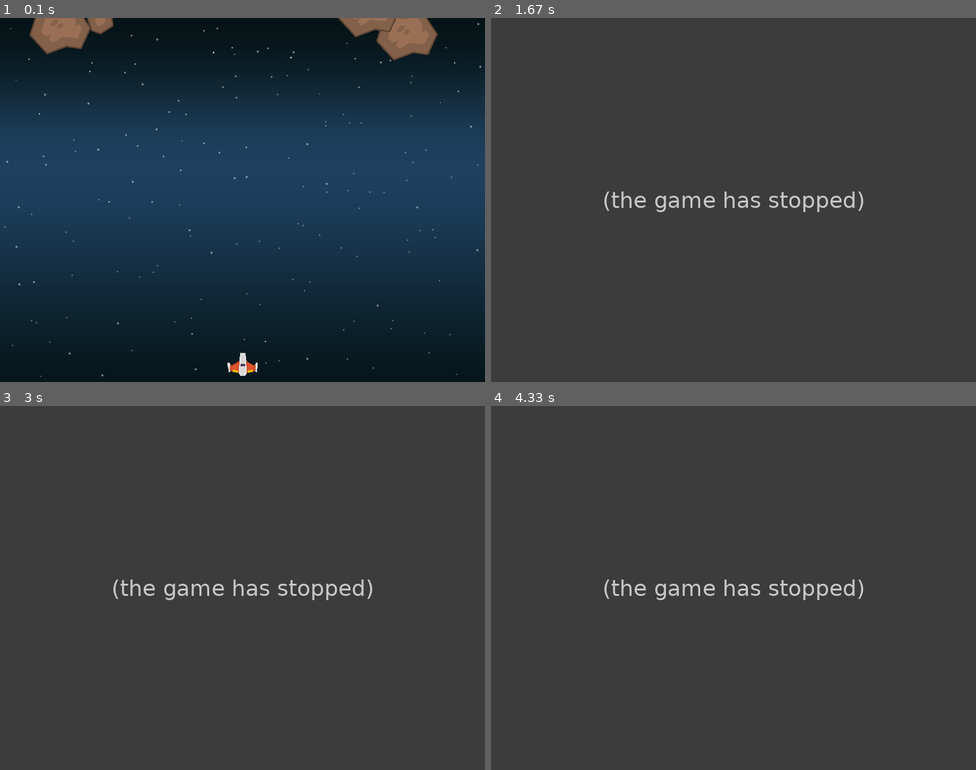
Above: before the commit, frames 1-4 (two rows, left to right).
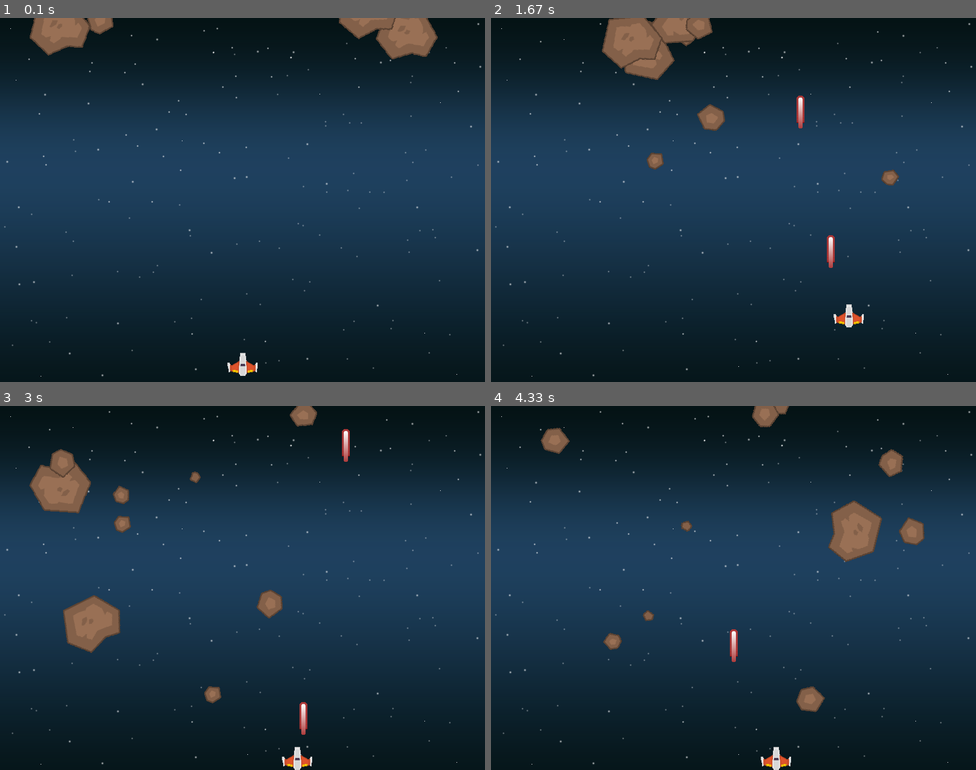
Above: after the commit, the same moments.

Repository: LongKelvin/Pygame_ShootingGame
Game: pygame game, started from main.py
Same seed, same stepped clock (60 frames per second), same inputs: the game is played once before the commit and once after it.
Inputs:
- Up to frame 1 (0.1 s): no input
- Up to frame 2 (1.67 s): tap S at 0.33 s; hold Right 0.67-1.13 s; tap Space at 0.73, 1.03, 1.23, 1.57 s; hold W 1.17-1.47 s; hold Right from 1.5 s (still down)
- Up to frame 3 (3 s): tap Space at 1.87, 2.07, 2.37, 2.63, 2.97 s; release Right at 1.97 s; hold Left 2-2.53 s; hold Down 2.57-2.87 s; hold Left from 2.9 s (still down)
- Up to frame 4 (4.33 s): tap Space at 3.27, 3.4, 3.8, 4.1 s; release Left at 3.3 s; hold Left 3.33-3.7 s; hold Right from 3.73 s (still down)

The runs differ from the first frame. In frame 1, 0.2% of the frame differs, in the area x 6-91%, y 0-12%; in frame 2, 100%, in the area x 0-100%, y 0-100%; in frame 3, 100%; in frame 4, 100%.
Before the commit the program exited at 1.53 s; later frames show no game.

Commit message:
make mobs rotate
improve mobs animation

Diff:
--- a/main.py
+++ b/main.py
@@ -37,6 +37,9 @@
     for img in meteor_list:
         meteor_images.append(pygame.image.load(path.join(img_dir, img)).convert())
 
+    # font for game
+    font = pygame.font.SysFont(None, 20)
+
     # Game object
     class Player(pygame.sprite.Sprite):
         # sprite for the player
@@ -44,10 +47,12 @@
             pygame.sprite.Sprite.__init__(self)
             # self.image = pygame.Surface((50, 40))
             # self.image.fill(GREEN)
-            self.radius = 20
             self.image = pygame.transform.scale(player_img, (50, 38))
             self.image.set_colorkey(BLACK)
             self.rect = self.image.get_rect()
+            # set radius to improve collision with mob
+            self.radius = 20
+            # pygame.draw.circle(self.image, RED, self.rect.center, self.radius)
             self.rect.centerx = (WIDTH / 2)
             self.rect.bottom = (HEIGHT - 10)
             self.speedx = 0
@@ -59,11 +64,17 @@
                 self.speedx = -5
             if keystate[pygame.K_RIGHT]:
                 self.speedx = 5
+            if keystate[pygame.K_w] or keystate[pygame.K_UP]:
+                self.rect.top -= 5
+            if keystate[pygame.K_s] or keystate[pygame.K_DOWN]:
+                self.rect.bottom += 5
             self.rect.x += self.speedx
             if self.rect.right > WIDTH:
                 self.rect.right = WIDTH
             if self.rect.left < 0:
                 self.rect.left = 0
+            if self.rect.bottom > HEIGHT:
+                self.rect.bottom = HEIGHT
 
         def shoot(self):
             bullet = Bullet(self.rect.centerx, self.rect.top)
@@ -85,8 +96,25 @@
             self.speedy = random.randrange(1, 8)
             self.speedx = random.randrange(-3, 3)
             self.radius = int(self.rect.width * .85 / 2)
+            # pygame.draw.circle(self.image, RED, self.rect.center, self.radius)
+            self.rot = 0
+            self.rot_speed = random.randrange(-8, 8)
+            self.last_update = pygame.time.get_ticks()
+
+        def rotate(self):
+            now = pygame.time.get_ticks()
+            if now - self.last_update > 50:
+                self.last_update = now
+                # rotate the mob
+                self.rot = (self.rot + self.rot_speed) % 360
+                new_image = pygame.transform.rotate(self.image_orig, self.rot)
+                old_center = self.rect.center
+                self.image = new_image
+                self.rect = self.image.get_rect()
+                self.rect.center = old_center
 
         def update(self):
+            self.rotate()
             self.rect.x += self.speedx
             self.rect.y += self.speedy
             if self.rect.top > HEIGHT + 10 or self.rect.left < -25 or self.rect.right > WIDTH + 20:
@@ -114,6 +142,25 @@
             if self.rect.bottom < 0:
                 self.kill()
 
+
+    # def draw_text(text, font, color, surface, x, y):
+    #     textobj = font.render(text, 1, color)
+    #     textrect = textobj.get_rect()
+    #     textrect.topleft = (x, y)
+    #     surface.blit(textobj, textrect)
+    #
+    #
+    # def main_menu():
+    #     while True:
+    #         screen.fill(WHITE)
+    #         draw_text("MAIN MENU", font, GREEN, screen, 20, 20)
+    #
+    #         for event in pygame.event.get():
+    #             if event.type == pygame.QUIT:
+    #                 pygame.quit()
+    #             if event.type == pygame.KEYDOWN:
+    #                 if event.key == pygame.K_ESCAPE:
+    #                     pygame.quit()
 
     all_sprites = pygame.sprite.Group()
     mobs = pygame.sprite.Group()
@@ -149,7 +196,8 @@
             mobs.add(m)
 
         # check to see if a mob hit the player
-        hits = pygame.sprite.spritecollide(player, mobs, False)
+        # hits = pygame.sprite.spritecollide(player, mobs, False)
+        hits = pygame.sprite.spritecollide(player, mobs, False, pygame.sprite.collide_circle)
         if hits:
             running = False
 
